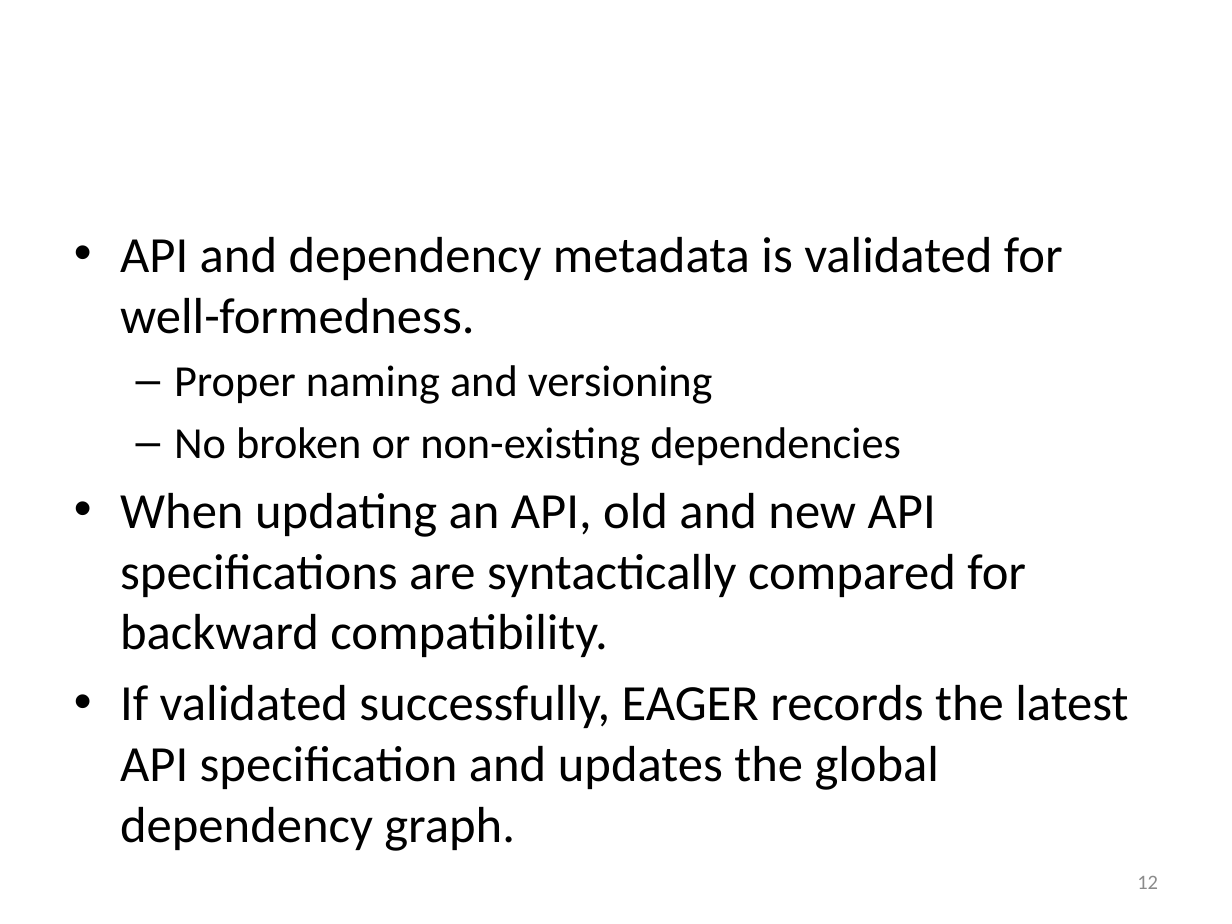
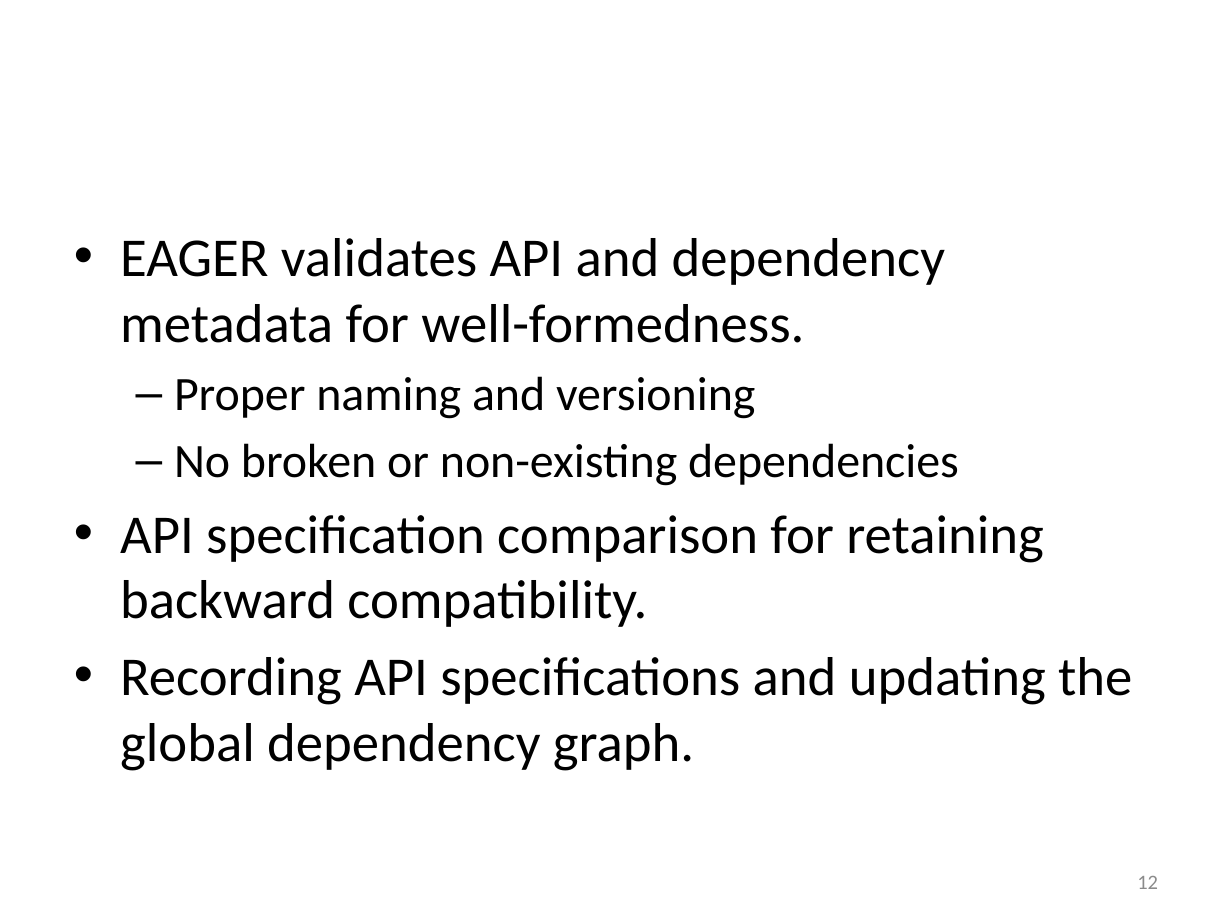
Before and after one commit to Dithn/eager-appscale, a slide deck: slide 12 of Eager/paper/fop/EAGER.pptx. Drawn at 1232x924 pixels with LibreOffice and Linux fonts; fonts in the diff are those of the drawing; background and template pictures are left out. Boxes give left, top, right and bottom in pixels: in the first picture for what was removed or moved away, otherwise in the second. Text is boxed around its words. In the diff, an @@ line names an element or a change of style, - is before the commit and + after.

Commit message:
updated slides

```diff
--- a/Eager/paper/fop/EAGER.pptx
+++ b/Eager/paper/fop/EAGER.pptx
@@ text at (120,238,945,343): text changed; size 29.6 to 32 pt @@
-• API and dependency metadata is validated for well-formedness.
+• EAGER validates API and dependency metadata for well-formedness.
@@ text at (174,376,959,486): size 25.9 to 28 pt in "Proper naming and versioning", "No broken or non-existing dependencies" @@
@@ text at (120,515,1132,771): text changed; size 29.6 to 32 pt @@
-• When updating an API, old and new API specifications are syntactically compared for backward compatibility.
-• If validated successfully, EAGER records the latest API specification and updates the global dependency graph.
+• API specification comparison for retaining backward compatibility.
+• Recording API specifications and updating the global dependency graph.
```
